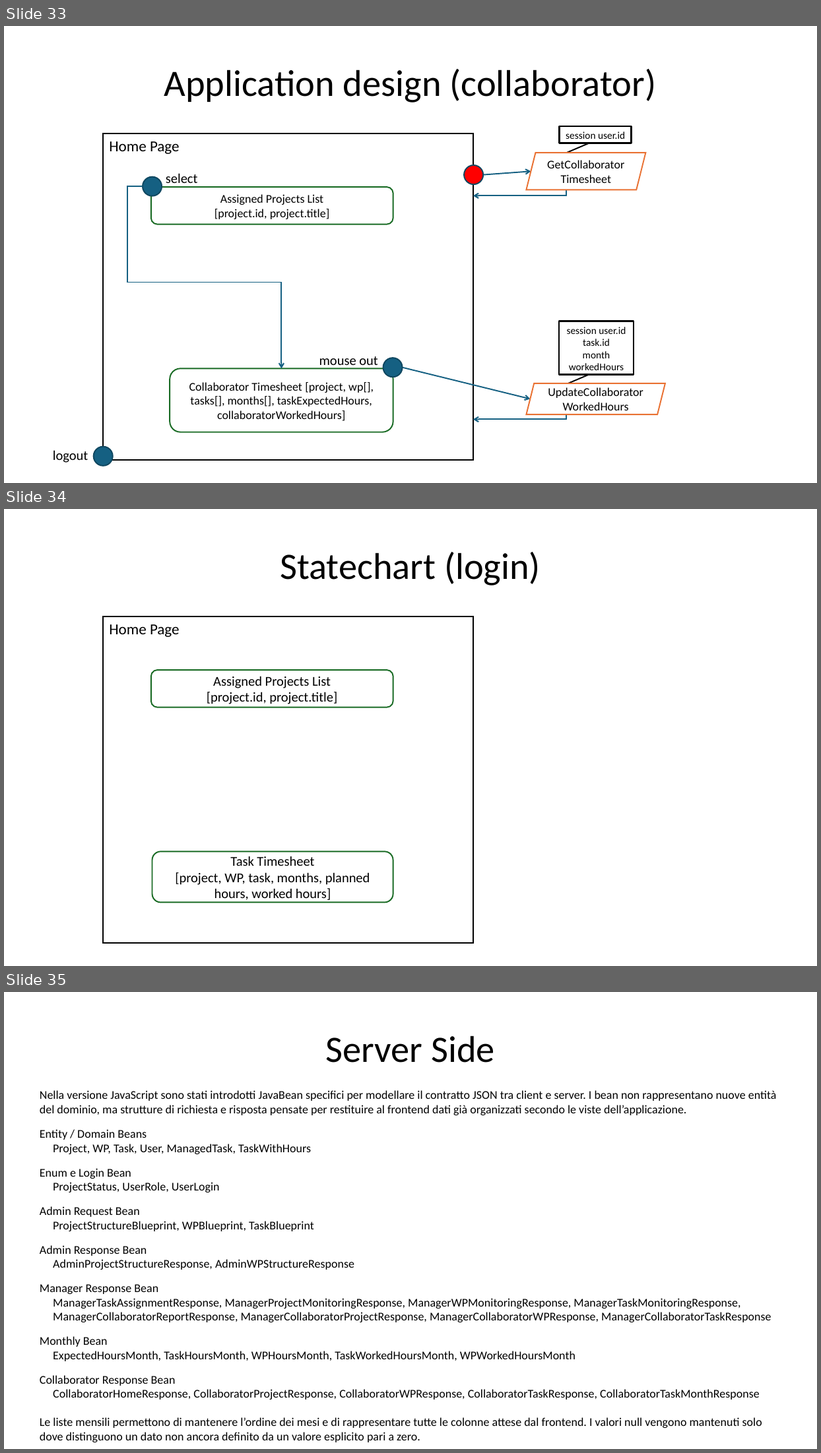
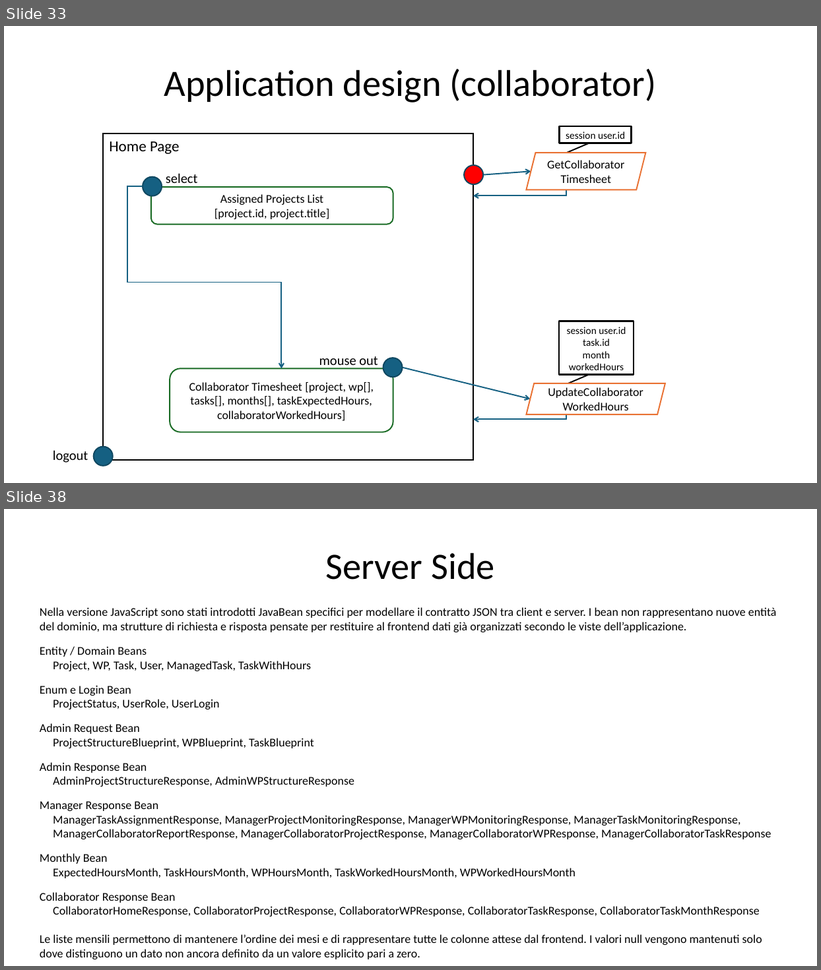
Before and after one commit to gilbertobrambilla/tiw-2026-html, a slide deck: docs/TIW_documentazione.pptx. Shown one above the other, each under a label of ours: slides 33, 34 and 35 before the commit, slides 33 and 38 after it; the slides between them are not shown. The pictures are 821x1453 and 821x970 pixels, drawn with LibreOffice and Linux fonts; fonts in the diff are those of the drawing. Boxes give left, top, right and bottom in pixels: in the first picture for what was removed or moved away, otherwise in the second. Text is boxed around its words. In the diff, an @@ line names an element or a change of style, - is before the commit and + after.

```diff
--- a/docs/TIW_documentazione.pptx
+++ b/docs/TIW_documentazione.pptx
@@ slide 34 removed at <box>4,509,817,966</box>, background #FFFFFF @@
@@ text removed at <box>280,552,541,586</box> @@
-Statechart (login)
@@ rectangle removed at <box>104,617,474,943</box> @@
-Home Page
@@ rounded rectangle removed at <box>151,670,393,707</box> @@
-Assigned Projects List
-[project.id, project.title]
@@ rounded rectangle removed at <box>152,852,393,902</box> @@
-Task Timesheet
-[project, WP, task, months, planned hours, worked hours]
@@ what was slide 35 is now slide 38 @@
```
Also in this commit, not shown: 4 slides changed, 4 slides added, 1 other file.
